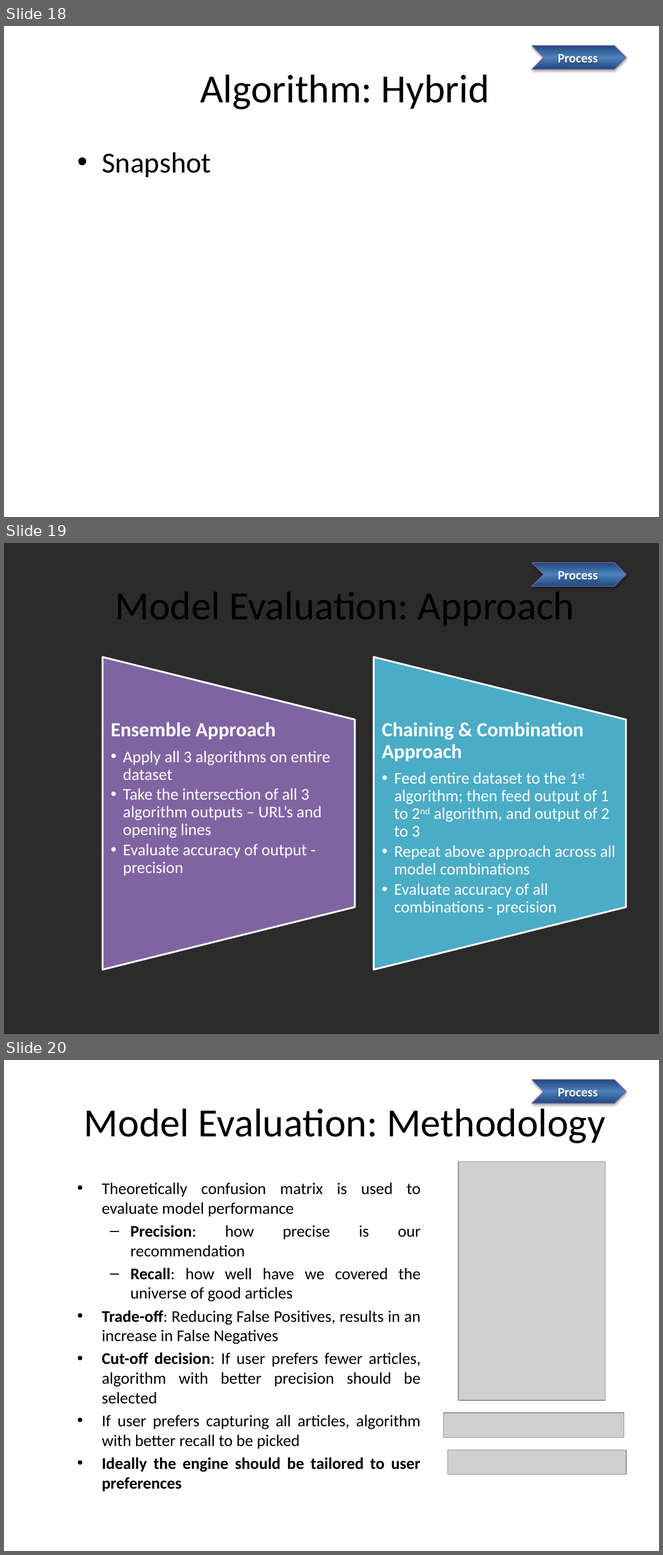
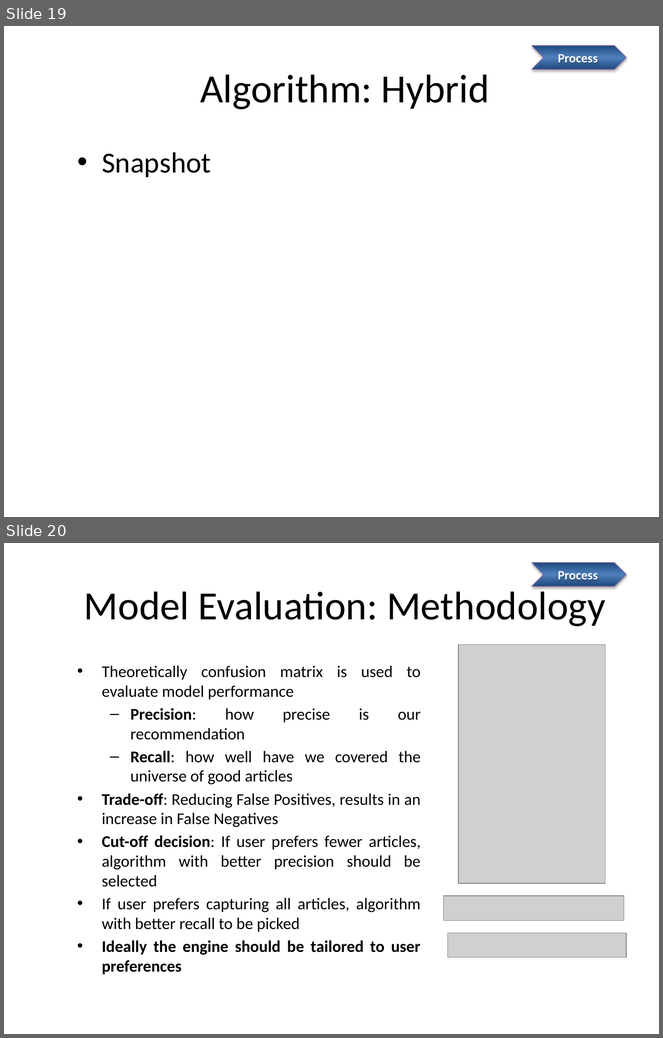
Before and after one commit to Newsrecommender/newsrecommender, a slide deck: ArticleRecommendationProject/Recommender_Project_Presentation.pptx. Shown one above the other, each under a label of ours: slides 18, 19 and 20 before the commit, slides 19 and 20 after it. The pictures are 663x1555 and 663x1038 pixels, drawn with LibreOffice and Linux fonts; fonts in the diff are those of the drawing; grey boxes stand for pictures; background and template pictures are left out; a plain dark background stands for a picture behind light text. Boxes give left, top, right and bottom in pixels: in the first picture for what was removed or moved away, otherwise in the second. Text is boxed around its words. In the diff, an @@ line names an element or a change of style, - is before the commit and + after.

```diff
--- a/ArticleRecommendationProject/Recommender_Project_Presentation.pptx
+++ b/ArticleRecommendationProject/Recommender_Project_Presentation.pptx
@@ slide 19 removed at (4, 543, 659, 1034), background picture (left out) @@
@@ chevron removed at (532, 563, 626, 586) @@
@@ text removed at (558, 571, 598, 579) @@
-Process
@@ title removed at (115, 586, 574, 626) @@
-Model Evaluation: Approach
@@ group removed at (102, 657, 626, 969): 2 flow chart manual operations, 2 texts @@
-Ensemble Approach
-  • Apply all 3 algorithms on entire dataset
-  • Take the intersection of all 3 algorithm outputs – URL’s and opening lines
-  • Evaluate accuracy of output - precision
-Chaining & Combination Approach
-  • Feed entire dataset to the 1st algorithm; then feed output of 1 to 2nd algorithm, and output of 2 to 3
-  • Repeat above approach across all model combinations
-  • Evaluate accuracy of all combinations - precision
@@ what was slide 18 is now slide 19 @@
```
Also in this commit, not shown: 5 slides changed, 1 slide added.
